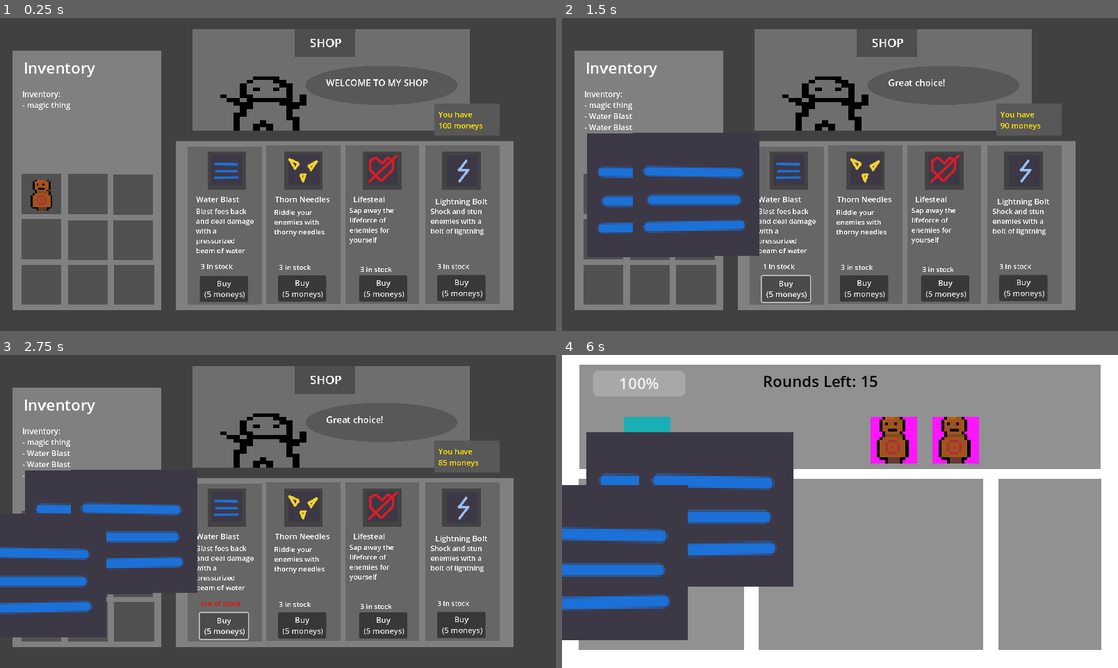
Above: before the commit, frames 1-4 (two rows, left to right).
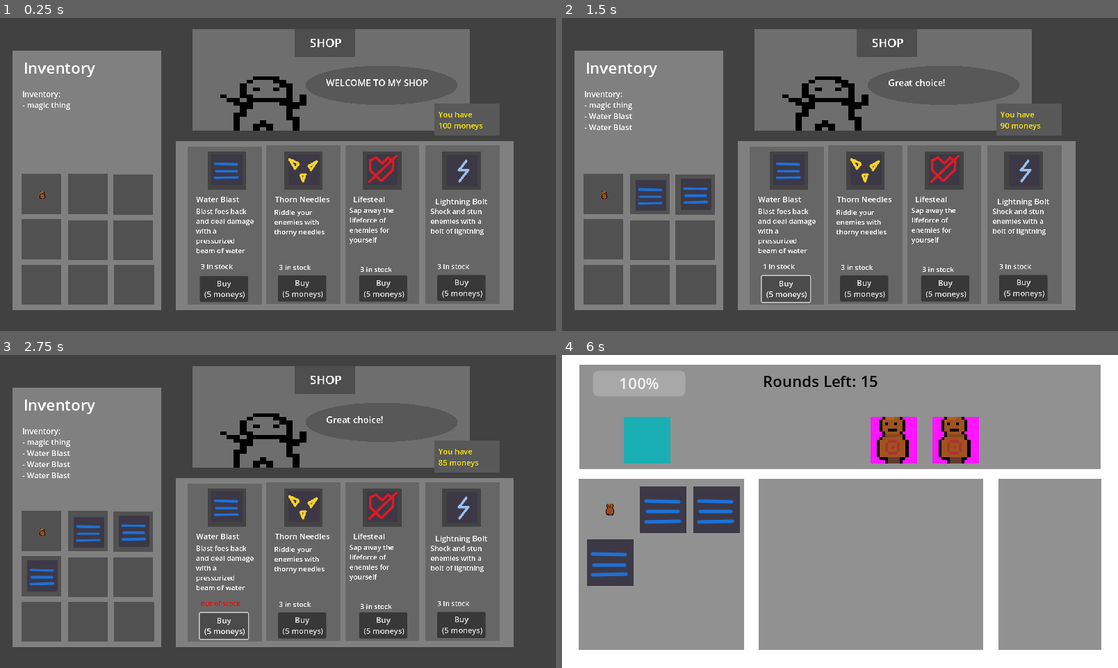
Above: after the commit, the same moments.

Repository: CoderXam/UntitledGameJame104
Game: Godot game, scene res://Scenes/shop/shop_scene.tscn
Two runs of this game, one before a commit and one after it. Both use one fixed random seed, a clock stepped at 60 frames per second and the inputs below.
Inputs (mouse positions are in pixels of both pictures, inside the frame that each line leads up to):
- Up to frame 1 (0.25 s): no input
- Up to frame 2 (1.5 s): click "Buy (5 moneys)" at 0.5 s; click "Buy (5 moneys)" at 1.25 s
- Up to frame 3 (2.75 s): click "Buy (5 moneys)" at 2 s
- Up to frame 4 (6 s): tap Enter (ui_accept) at 2.75, 3.02, 3.5, 3.77, 4.25, 5, 5.27, 5.75 s; move the mouse to (962, 495) at 2.77 s; press the mouse at (962, 495) at 2.78 s; move the mouse to (728, 527) at 3.52 s; release the mouse at (728, 527) at 3.53 s; tap Tab (switch_scene) at 3.6 s; move the mouse to (895, 442) at 4.27 s; hold E (use) 4.28-5.03 s; move the mouse to (812, 574) at 5.02 s; click (812, 574) at 5.1 s; move the mouse to (1006, 558) at 5.77 s; hold Tab (switch_scene) from 5.78 s (still down)

The runs differ from the first frame. In frame 1, 0.3% of the frame differs, in the area x 5-10%, y 51-62%; in frame 2, 11%; in frame 3, 13%; in frame 4, 21%, in the area x 0-42%, y 24-92%.

Commit message:
fix rune image scaling

Diff:
--- a/Scenes/Combat Stuff/combat_scene.gd
+++ b/Scenes/Combat Stuff/combat_scene.gd
@@ -45,6 +45,7 @@
 		i.hide()
 	for i in len(PlayerData1.inventory):
 		inv_slots[i].texture = PlayerData1.inventory[i].image
+		inv_slots[i].scale = Vector2(0.75,0.75) # THIS IS TO ADJUST THE NEW IMAGE SCALE FOR THE RUNES
 		inv_slots[i].show()
 
 """
--- a/Scenes/shop/shop_scene.gd
+++ b/Scenes/shop/shop_scene.gd
@@ -82,6 +82,7 @@
 	for i in len(PlayerData1.inventory):
 		inv_list += "- " + PlayerData1.inventory[i].rune_name + "\n"
 		inv_slots[i].texture = PlayerData1.inventory[i].image
+		inv_slots[i].scale = Vector2(1,1) # THIS IS TO ADJUST THE NEW IMAGE SCALE FOR THE RUNES
 		inv_slots[i].show()
 	$Inventory.text = inv_list
 
